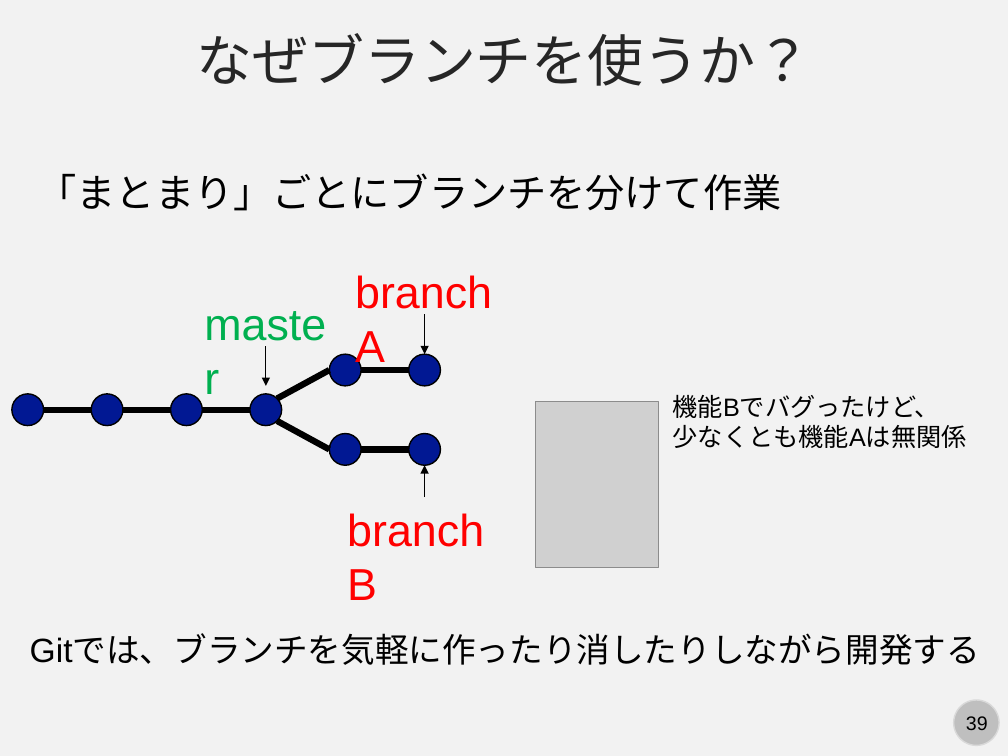
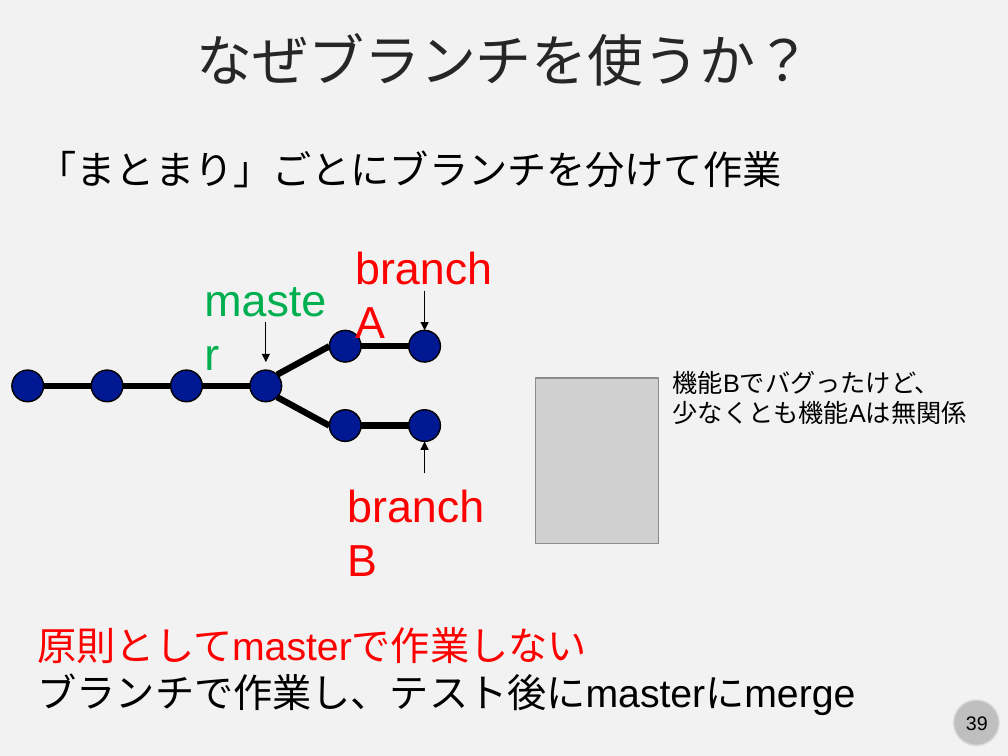
Before and after one commit to kaityo256/lab_startup, a slide deck: slide 39 of git/fig/start_git.pptx. Drawn at 1008x756 pixels with LibreOffice and Linux fonts; fonts in the diff are those of the drawing; grey boxes stand for pictures. Boxes give left, top, right and bottom in pixels: in the first picture for what was removed or moved away, otherwise in the second. Text is boxed around its words. In the diff, an @@ line names an element or a change of style, - is before the commit and + after.

```diff
--- a/git/fig/start_git.pptx
+++ b/git/fig/start_git.pptx
@@ 8 ellipses, 7 lines, 5 texts, 3 arrows, 1 picture moved together from (x1=12, y1=173, x2=967, y2=569) to (x1=12, y1=150, x2=967, y2=544) @@
@@ text added at (x1=38, y1=627, x2=856, y2=715), 28 pt, text #000000 @@
+原則としてmasterで作業しない
+ブランチで作業し、テスト後にmasterにmerge
@@ text removed at (x1=30, y1=635, x2=980, y2=665) @@
-Gitでは、ブランチを気軽に作ったり消したりしながら開発する
```
Also in this commit, not shown: 13 other slides changed, 1 other file.
